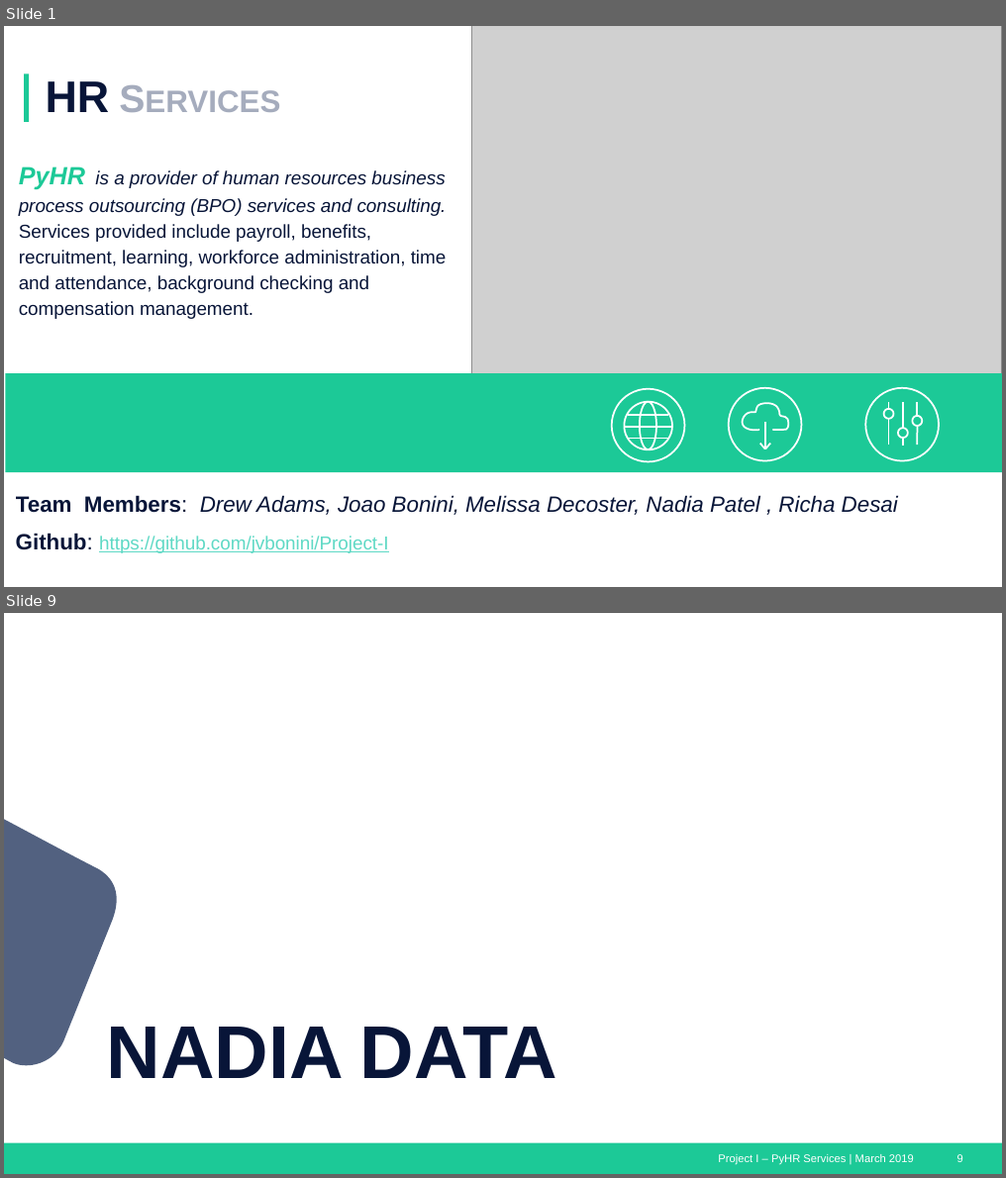
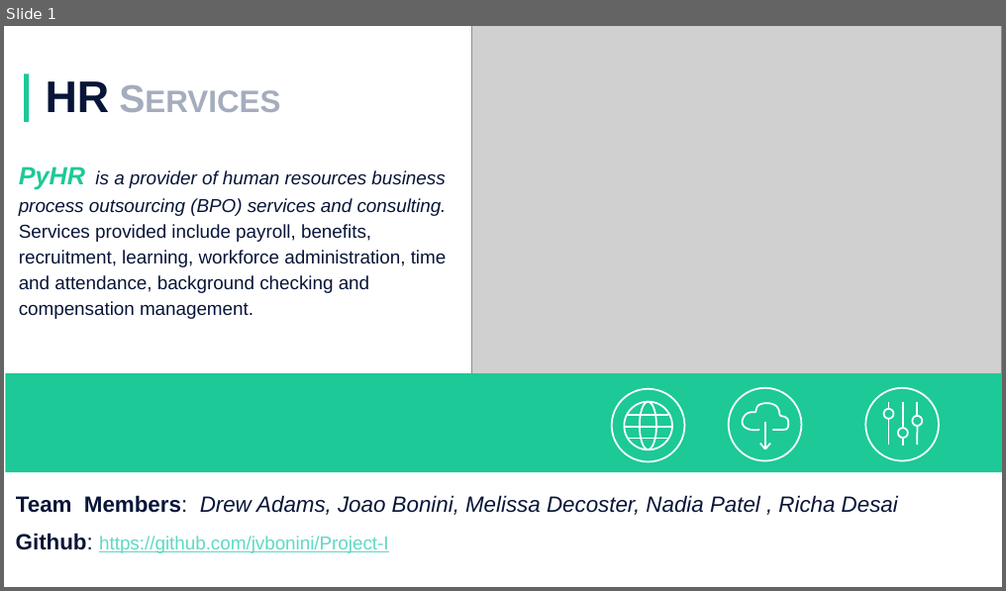
Before and after one commit to jvbonini/Project-I, a slide deck: Presentation/HRServices_Presentation_Master.pptx. Shown one above the other, each under a label of ours: slides 1 and 9 before the commit, slide 1 after it; the slides between them are not shown. The pictures are 1006x1178 and 1006x591 pixels, drawn with LibreOffice and Linux fonts; fonts in the diff are those of the drawing; grey boxes stand for pictures. Boxes give left, top, right and bottom in pixels: in the first picture for what was removed or moved away, otherwise in the second. Text is boxed around its words. In the diff, an @@ line names an element or a change of style, - is before the commit and + after.

```diff
--- a/Presentation/HRServices_Presentation_Master.pptx
+++ b/Presentation/HRServices_Presentation_Master.pptx
@@ slide 9 removed at bbox=[4, 613, 1002, 1174], background #FFFFFF @@
@@ freeform shape removed at bbox=[4, 819, 117, 1066] @@
@@ title removed at bbox=[107, 1027, 557, 1078] @@
-NADIA DATA
@@ rectangle removed at bbox=[4, 1143, 1002, 1174] @@
@@ text removed at bbox=[718, 1155, 914, 1165] @@
-Project I – PyHR Services | March 2019
@@ page number removed at bbox=[957, 1155, 963, 1162] @@
-9
```
Also in this commit, not shown: 15 slides changed, 6 slides added, 4 other slides removed, 2 other files.
